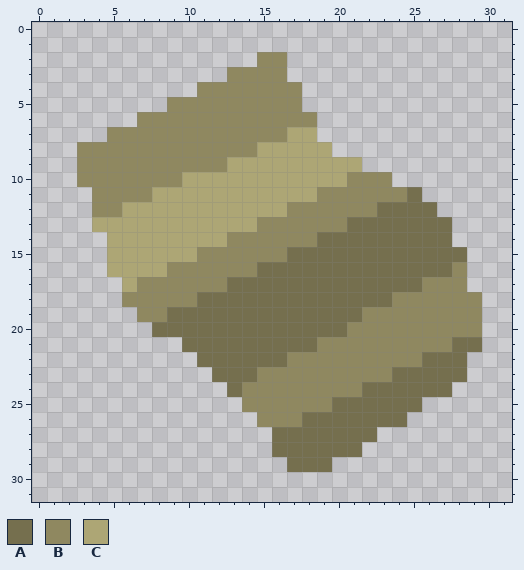
One commit to this pixel-art sprite: sprites/items/tin.png. The first picture shows the starting point.
The file is 32x32 pixels.
Palette (. is transparent): A #756f4e  B #8f8860  C #ada675
Once edited:
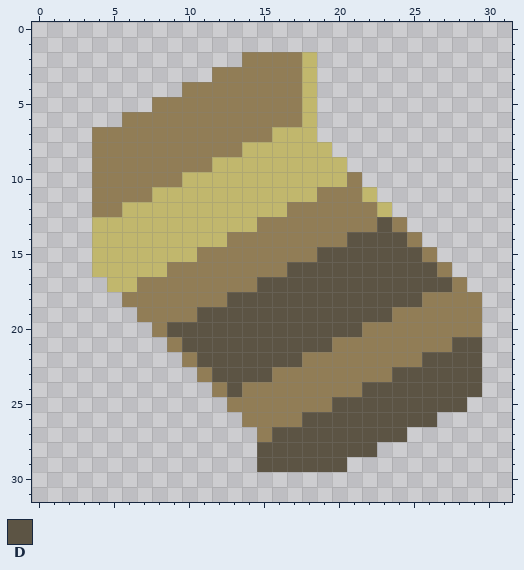
Colours new in this view: D #5c5444
From old to new:
@@ palette @@
-B #8f8860
+B #917d56
-C #ada675
+C #c1b76d
@@ x 0..31 @@
  1 ................................
- 2 ...............BB...............
- 3 .............BBBB...............
- 4 ...........BBBBBBB..............
- 5 .........BBBBBBBBB..............
- 6 .......BBBBBBBBBBBB.............
- 7 .....BBBBBBBBBBBBCC.............
- 8 ...BBBBBBBBBBBBCCCCC............
- 9 ...BBBBBBBBBBCCCCCCCCC..........
-10 ...BBBBBBBCCCCCCCCCCCBBB........
-11 ....BBBBCCCCCCCCCCCBBBBBBA......
-12 ....BBCCCCCCCCCCCBBBBBBAAAA.....
-13 ....CCCCCCCCCCCBBBBBBAAAAAAA....
-14 .....CCCCCCCCBBBBBBAAAAAAAAA....
-15 .....CCCCCCBBBBBBAAAAAAAAAAAA...
-16 .....CCCCBBBBBBAAAAAAAAAAAAAB...
-17 ......CBBBBBBAAAAAAAAAAAAABBB...
-18 ......BBBBBAAAAAAAAAAAAABBBBBB..
-19 .......BBAAAAAAAAAAAAABBBBBBBB..
-20 ........AAAAAAAAAAAAABBBBBBBBB..
-21 ..........AAAAAAAAABBBBBBBBBAA..
-22 ...........AAAAAABBBBBBBBBAAA...
-23 ............AAABBBBBBBBBAAAAA...
-24 .............ABBBBBBBBAAAAAA....
-25 ..............BBBBBBAAAAAA......
-26 ...............BBBAAAAAAA.......
-27 ................AAAAAAA.........
-28 ................AAAAAA..........
-29 .................AAA............
+ 2 ..............BBBBC.............
+ 3 ............BBBBBBC.............
+ 4 ..........BBBBBBBBC.............
+ 5 ........BBBBBBBBBBC.............
+ 6 ......BBBBBBBBBBBBC.............
+ 7 ....BBBBBBBBBBBBCCC.............
+ 8 ....BBBBBBBBBBCCCCCC............
+ 9 ....BBBBBBBBCCCCCCCCC...........
+10 ....BBBBBBCCCCCCCCCCCB..........
+11 ....BBBBCCCCCCCCCCCBBBC.........
+12 ....BBCCCCCCCCCCCBBBBBBC........
+13 ....CCCCCCCCCCCBBBBBBBBDB.......
+14 ....CCCCCCCCCBBBBBBBBDDDDB......
+15 ....CCCCCCCBBBBBBBBDDDDDDDB.....
+16 ....CCCCCBBBBBBBBDDDDDDDDDDB....
+17 .....CCBBBBBBBBDDDDDDDDDDDDDB...
+18 ......BBBBBBBDDDDDDDDDDDDDBBBB..
+19 .......BBBBDDDDDDDDDDDDDBBBBBB..
+20 ........BDDDDDDDDDDDDDBBBBBBBB..
+21 .........BDDDDDDDDDDBBBBBBBBDD..
+22 ..........BDDDDDDDBBBBBBBBDDDD..
+23 ...........BDDDDBBBBBBBBDDDDDD..
+24 ............BDBBBBBBBBDDDDDDDD..
+25 .............BBBBBBBDDDDDDDDD...
+26 ..............BBBBDDDDDDDDD.....
+27 ...............BDDDDDDDDD.......
+28 ...............DDDDDDDD.........
+29 ...............DDDDDD...........
 30 ................................
Where, in picture pixels (left, top, right, bottom), the same in both pictures:
changed: (77, 52, 482, 472)
